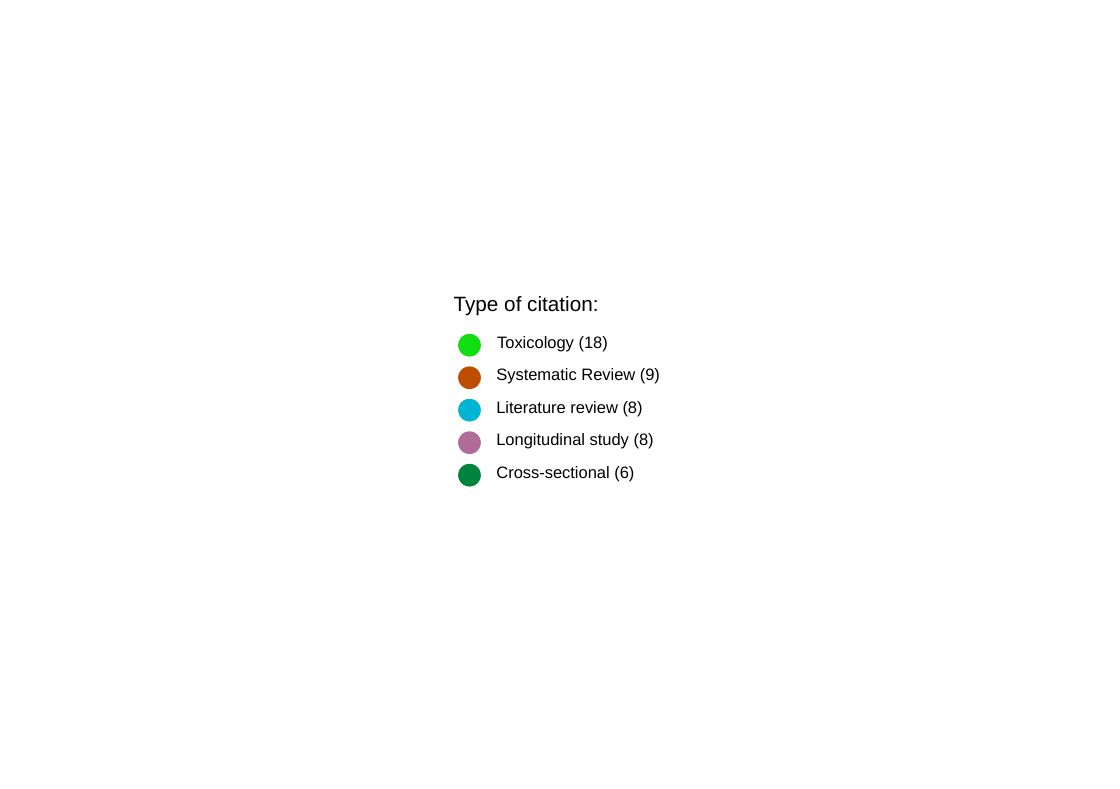
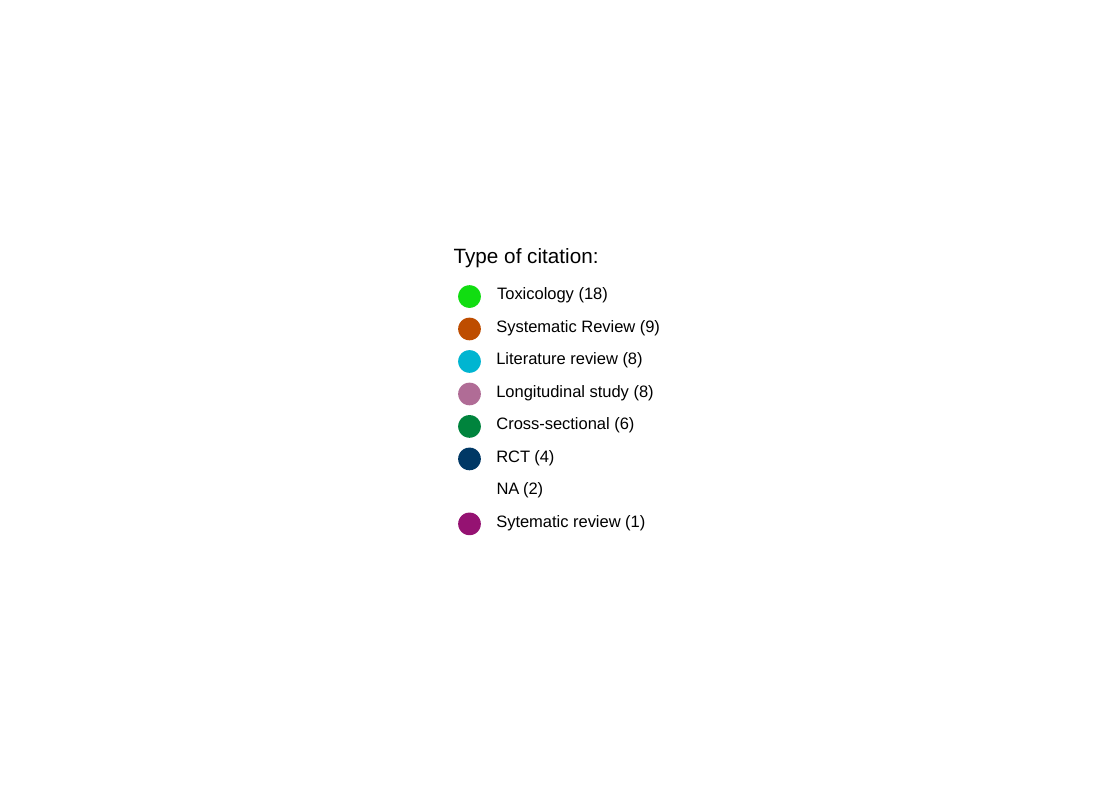
Before and after one commit to marissasmith8/Citation-Network-Analysis, a slide deck: slide 1 of outputs/legend_stud_paper.pptx. Drawn at 1120x789 pixels with LibreOffice and Linux fonts; fonts in the diff are those of the drawing. Boxes give left, top, right and bottom in pixels: in the first picture for what was removed or moved away, otherwise in the second. Text is boxed around its words. In the diff, an @@ line names an element or a change of style, - is before the commit and + after.

```diff
--- a/outputs/legend_stud_paper.pptx
+++ b/outputs/legend_stud_paper.pptx
@@ 6 texts, 5 ellipses: place and size @@
-6 texts, 5 ellipses at [454, 296, 660, 486]
+6 texts, 5 ellipses at [454, 248, 660, 437]
@@ group added at [459, 448, 645, 535]: 3 texts, 2 ellipses @@
+RCT (4)
+NA (2)
+Sytematic review (1)
```
Also in this commit, not shown: 5 other files.
